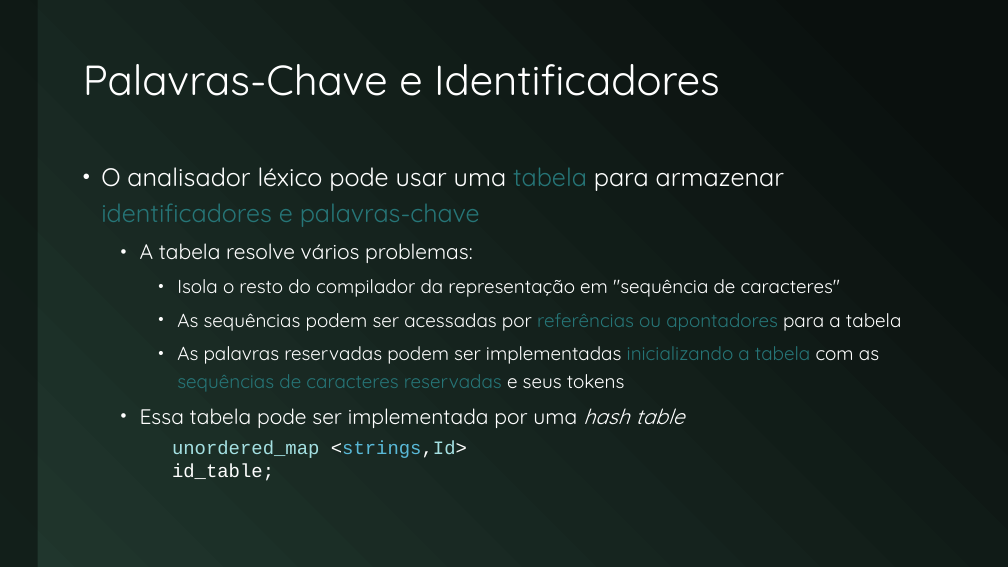
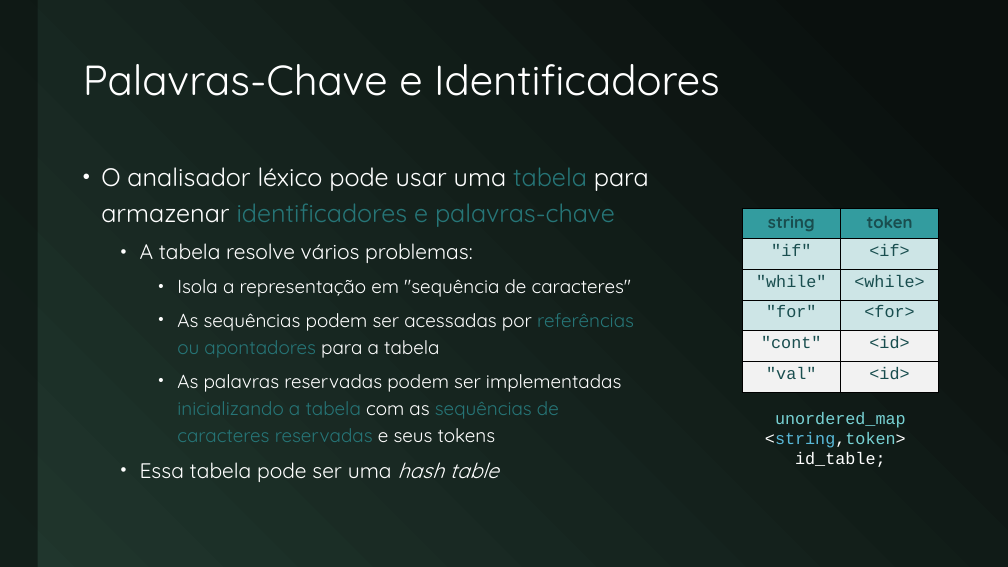
Before and after one commit to JudsonSS/Compiladores, a slide deck: slide 16 of Slides/06. Análise Léxica.pptx. Drawn at 1008x567 pixels with LibreOffice and Linux fonts; fonts in the diff are those of the drawing. Boxes give left, top, right and bottom in pixels: in the first picture for what was removed or moved away, otherwise in the second. Text is boxed around its words. In the diff, an @@ line names an element or a change of style, - is before the commit and + after.

```diff
--- a/Slides/06. Análise Léxica.pptx
+++ b/Slides/06. Análise Léxica.pptx
@@ table added at [742, 208, 938, 392], 6 rows, 2 columns @@
+string | token
+"if" | <if>
+"while" | <while>
+"for" | <for>
+"cont" | <id>
+"val" | <id>
@@ text at [177, 279, 632, 297]: text changed @@
-    • Isola o resto do compilador da representação em "sequência de caracteres"
+    • Isola a representação em "sequência de caracteres"
@@ text at [765, 412, 906, 467]: text changed; size 18 to 16 pt; text colour #A4E0E2 to #77D1D3 @@
-unordered_map <strings,Id> id_table;
+unordered_map <string,token>
+id_table;
@@ text at [140, 462, 499, 482]: text changed @@
-  • Essa tabela pode ser implementada por uma hash table
+  • Essa tabela pode ser uma hash table
```
Also in this commit, not shown: 14 other slides changed, 2 other files.
